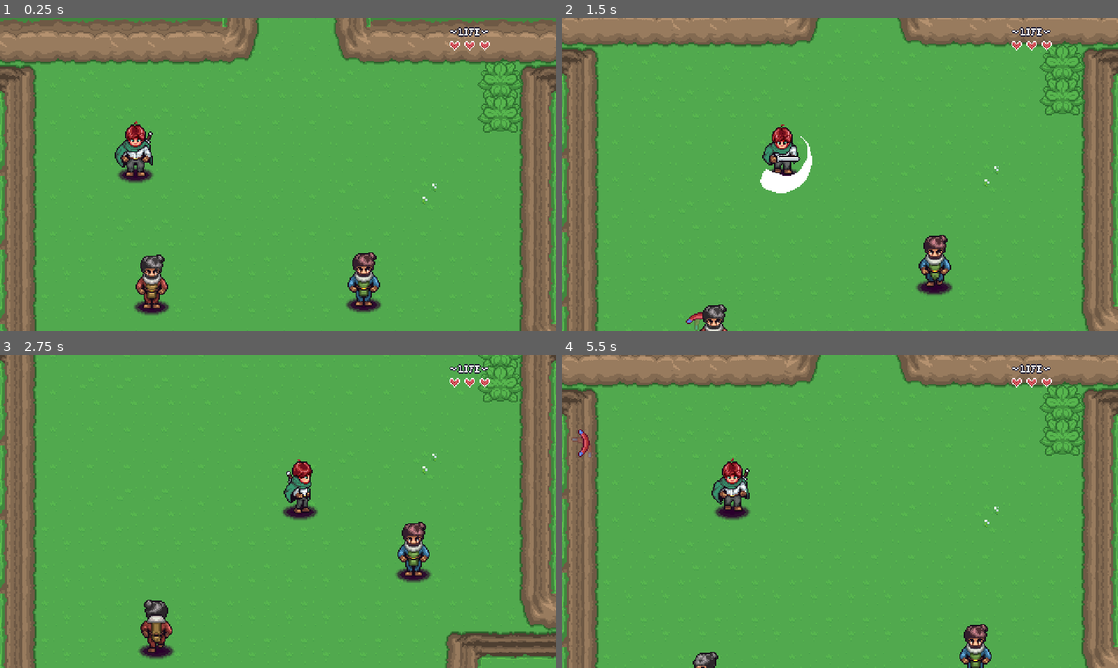
Above: before the commit, frames 1-4 (two rows, left to right).
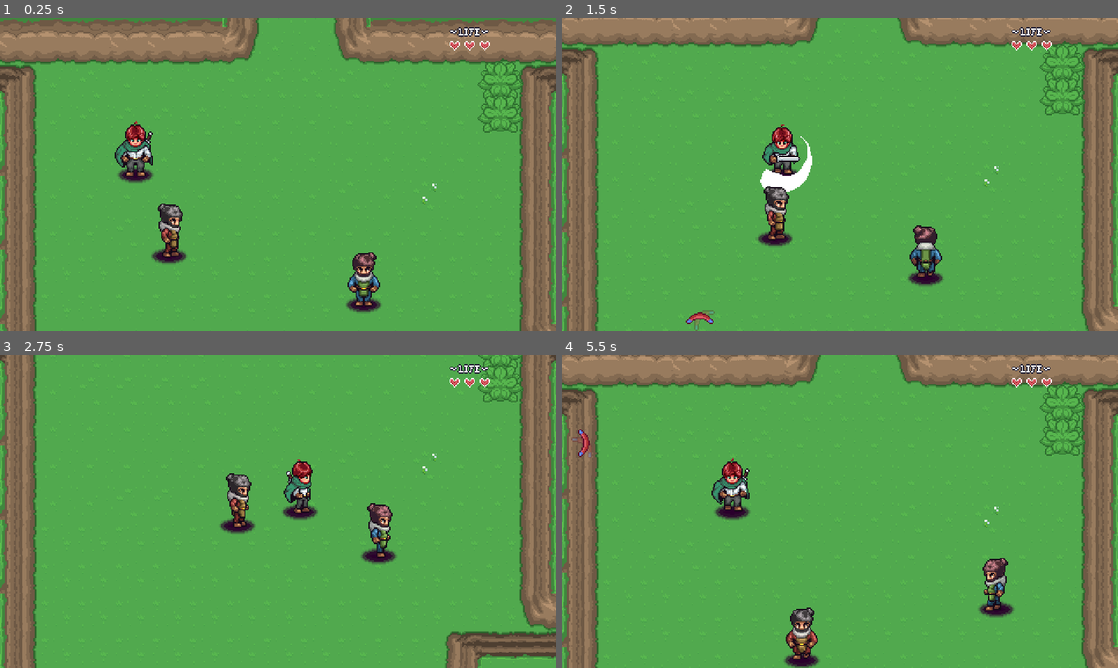
Above: after the commit, the same moments.

Repository: egosselin-projects/zelda-like
Game: Godot game, scene res://Levels/Area01/03.tscn
The game is run twice, just before and just after one commit, with the same random seed, the same clock (stepped at 60 frames per second) and the same inputs. This scene is started directly instead of the project's main scene. Sound files missing from this copy of the repository are replaced by a short silence.
Inputs:
- Up to frame 1 (0.25 s): no input
- Up to frame 2 (1.5 s): hold Right (right) 0.53-1.28 s; hold Shift (ability) 0.53-1.28 s; hold Down (down) from 1.28 s (still down); tap Ctrl (attack) at 1.35 s
- Up to frame 3 (2.75 s): release Down (down) at 2.03 s; hold Right (right) from 2.03 s (still down); hold Alt (interacts) from 2.03 s (still down)
- Up to frame 4 (5.5 s): release Right (right) at 2.78 s; release Alt (interacts) at 2.78 s; hold Up (up) 2.78-3.53 s; tap Shift (ability) at 2.85 s; hold Ctrl (attack) 3.53-4.28 s; hold Left (left) 3.53-5.03 s; tap Alt (interacts) at 4.35 s; hold Down (down) from 5.03 s (still down); hold Shift (ability) from 5.03 s (still down)

The runs differ from the first frame. In frame 1, 1.5% of the frame differs, in the area x 24-34%, y 59-95%; in frame 2, 2.3%; in frame 3, 3.1%, in the area x 25-78%, y 37-98%; in frame 4, 2.3%.

Commit message:
tuto 29 + 31 - ajout du parcours de patrouille des NPCs

Diff:
--- a/Levels/Area01/03.tscn
+++ b/Levels/Area01/03.tscn
@@ -10,6 +10,8 @@
 [ext_resource type="Resource" uid="uid://b3er0qnojyyv3" path="res://npc/00_npcs/npc_01.tres" id="8_crp14"]
 [ext_resource type="PackedScene" uid="uid://bs6xxl8eykppq" path="res://npc/npc_behavior_wander.tscn" id="8_gv52n"]
 [ext_resource type="Resource" uid="uid://c45k13h1ytp3n" path="res://npc/00_npcs/npc_02.tres" id="10_5waxo"]
+[ext_resource type="PackedScene" uid="uid://dqejb75isak8f" path="res://npc/npc_behavior_patrol.tscn" id="11_v72oj"]
+[ext_resource type="PackedScene" uid="uid://dlrs1v0jqs25s" path="res://npc/patrol_location.tscn" id="12_q54cq"]
 
 [node name="03" type="Node2D" unique_id=323601260]
 script = ExtResource("1_ryupc")
@@ -39,10 +41,30 @@
 [node name="NpcBehaviorWander" parent="NPC" unique_id=2146337644 instance=ExtResource("8_gv52n")]
 
 [node name="NPC2" parent="." unique_id=739431020 instance=ExtResource("7_ut76y")]
-position = Vector2(131, 273)
+position = Vector2(139, 229)
 npc_resource = ExtResource("10_5waxo")
 
-[node name="NpcBehaviorWander" parent="NPC2" unique_id=677846361 instance=ExtResource("8_gv52n")]
-position = Vector2(0, -1)
-wander_speed = 60.0
-wander_duration = 2.0
+[node name="NpcBehaviorPatrol" parent="NPC2" unique_id=1309442570 instance=ExtResource("11_v72oj")]
+
+[node name="PatrolLocation" parent="NPC2/NpcBehaviorPatrol" unique_id=1976760522 instance=ExtResource("12_q54cq")]
+modulate = Color(1, 0, 0, 1)
+
+[node name="PatrolLocation2" parent="NPC2/NpcBehaviorPatrol" unique_id=1870167507 instance=ExtResource("12_q54cq")]
+modulate = Color(1, 1, 0, 1)
+position = Vector2(66, 0)
+wait_time = 1.0
+
+[node name="PatrolLocation3" parent="NPC2/NpcBehaviorPatrol" unique_id=320162442 instance=ExtResource("12_q54cq")]
+modulate = Color(0, 1, 0, 1)
+position = Vector2(69, 91)
+wait_time = 1.0
+
+[node name="PatrolLocation4" parent="NPC2/NpcBehaviorPatrol" unique_id=1211512503 instance=ExtResource("12_q54cq")]
+modulate = Color(0, 1, 1, 1)
+position = Vector2(20, 37)
+wait_time = 1.0
+
+[node name="PatrolLocation5" parent="NPC2/NpcBehaviorPatrol" unique_id=1792707685 instance=ExtResource("12_q54cq")]
+modulate = Color(0, 0, 1, 1)
+position = Vector2(-60, 90)
+wait_time = 1.0
--- /dev/null
+++ b/npc/npc_behavior_patrol.tscn
@@ -0,0 +1,6 @@
+[gd_scene format=3 uid="uid://dqejb75isak8f"]
+
+[ext_resource type="Script" uid="uid://neq64375bnxe" path="res://npc/scripts/npc_behavior_patrol.gd" id="1_pbuvt"]
+
+[node name="NpcBehaviorPatrol" type="Node2D" unique_id=1309442570]
+script = ExtResource("1_pbuvt")
--- /dev/null
+++ b/npc/patrol_location.tscn
@@ -0,0 +1,55 @@
+[gd_scene format=3 uid="uid://dlrs1v0jqs25s"]
+
+[ext_resource type="Script" uid="uid://do027nn34j4yo" path="res://npc/scripts/patrol_location.gd" id="1_xdeq0"]
+
+[sub_resource type="Gradient" id="Gradient_ipyvv"]
+offsets = PackedFloat32Array(0.51046026, 0.7573222, 1)
+colors = PackedColorArray(1, 1, 1, 0, 1, 1, 1, 1, 1, 1, 1, 0)
+
+[sub_resource type="GradientTexture2D" id="GradientTexture2D_qpp62"]
+gradient = SubResource("Gradient_ipyvv")
+width = 24
+height = 24
+fill = 1
+fill_from = Vector2(0.5, 0.5)
+fill_to = Vector2(0.5, 0)
+
+[node name="PatrolLocation" type="Node2D" unique_id=1976760522]
+script = ExtResource("1_xdeq0")
+
+[node name="Sprite2D" type="Sprite2D" parent="." unique_id=1695288660]
+self_modulate = Color(1, 1, 1, 0.49803922)
+texture = SubResource("GradientTexture2D_qpp62")
+
+[node name="Label" type="Label" parent="Sprite2D" unique_id=145192005]
+offset_left = -13.0
+offset_top = -9.0
+offset_right = 13.0
+offset_bottom = 10.0
+theme_override_colors/font_outline_color = Color(0, 0, 0, 1)
+theme_override_constants/line_spacing = 0
+theme_override_constants/paragraph_spacing = 1
+theme_override_constants/shadow_offset_x = 1
+theme_override_constants/outline_size = 3
+theme_override_font_sizes/font_size = 12
+text = "0"
+horizontal_alignment = 1
+
+[node name="Label2" type="Label" parent="Sprite2D" unique_id=2049230922]
+offset_left = -23.0
+offset_top = 6.0
+offset_right = 23.0
+offset_bottom = 21.0
+theme_override_colors/font_outline_color = Color(0, 0, 0, 1)
+theme_override_constants/line_spacing = 0
+theme_override_constants/paragraph_spacing = 1
+theme_override_constants/shadow_offset_x = 1
+theme_override_constants/outline_size = 3
+theme_override_font_sizes/font_size = 10
+text = "wait: 0.0s"
+horizontal_alignment = 1
+
+[node name="Line2D" type="Line2D" parent="Sprite2D" unique_id=512707672]
+show_behind_parent = true
+points = PackedVector2Array(0, 0, 12, 0)
+width = 1.0
--- a/npc/scripts/npc.gd
+++ b/npc/scripts/npc.gd
@@ -46,7 +46,7 @@
 		direction_name = "up"
 	elif direction.y > threshold:
 		direction_name = "down"
-	elif direction.y > threshold || direction.x < -threshold:
+	elif direction.x > threshold or direction.x < -threshold:
 		direction_name = "side"
 
 
--- /dev/null
+++ b/npc/scripts/npc_behavior_patrol.gd
@@ -0,0 +1,110 @@
+@tool
+
+extends NPCBehavior
+
+const COLORS = [
+	Color(1,0,0),
+	Color(1,1,0),
+	Color(0,1,0),
+	Color(0,1,1),
+	Color(0,0,1),
+	Color(1,0,1)
+]
+
+@export var walk_speed: float = 30.0
+
+var patrol_locations: Array[PatrolLocation]
+var current_location_index: int = 0
+var target: PatrolLocation
+
+func _ready() -> void:
+	gather_patrol_locations()
+
+	if Engine.is_editor_hint():
+		child_entered_tree.connect(gather_patrol_locations)
+		child_order_changed.connect(gather_patrol_locations)
+		return
+
+	super()
+	if patrol_locations.size() == 0:
+		# Arrêt du script
+		process_mode = Node.PROCESS_MODE_DISABLED
+		return
+
+	target = patrol_locations[0]
+
+
+func _process(delta: float) -> void:
+	if Engine.is_editor_hint():
+		return
+
+	# Quand le npc atteind le noeud, on relance le start pour continuer le movement
+	if npc.global_position.distance_to(target.target_position) < 1:
+		start()
+
+
+func gather_patrol_locations(_node: Node = null) -> void:
+	patrol_locations = []
+
+	for child in get_children():
+		if child is PatrolLocation:
+			patrol_locations.append(child)
+
+	if Engine.is_editor_hint():
+		if patrol_locations.size() > 0:
+			for patrol_point_index in patrol_locations.size():
+				var patrol_point = patrol_locations[patrol_point_index] as PatrolLocation
+
+				if not patrol_point.transform_changed.is_connected(gather_patrol_locations):
+					patrol_point.transform_changed.connect(gather_patrol_locations)
+
+				patrol_point.update_label(str(patrol_point_index))
+				patrol_point.modulate = _get_color_by_index(patrol_point_index)
+
+				var next_patrol_point: PatrolLocation
+				if patrol_point_index < patrol_locations.size() -1:
+					next_patrol_point = patrol_locations[patrol_point_index + 1]
+				else:
+					next_patrol_point = patrol_locations[0]
+
+				patrol_point.update_line(next_patrol_point.position)
+
+
+func start() -> void:
+	if npc.do_behavior == false or patrol_locations.size() < 2:
+		return
+
+	npc.global_position = target.target_position
+	npc.state = "idle"
+	npc.velocity = Vector2.ZERO
+	npc.update_animation()
+
+	var wait_time: float = target.wait_time
+
+	current_location_index += 1
+	if current_location_index >= patrol_locations.size():
+		# Retour au noeuf initial quand on arrive au dernier noeud de la liste
+		current_location_index = 0
+
+	target = patrol_locations[current_location_index]
+
+	await get_tree().create_timer(wait_time).timeout
+
+	if npc.do_behavior == false:
+		return
+
+	npc.state = "walk"
+	var _direction = global_position.direction_to(target.target_position)
+	npc.direction = _direction
+	npc.velocity = walk_speed * _direction
+
+	npc.update_direction(target.target_position)
+	npc.update_animation()
+
+
+func _get_color_by_index(color_index: int) -> Color:
+	var color_count: int = COLORS.size()
+	while color_index > color_count -1:
+		color_index -= color_count
+
+	return COLORS[color_index]
--- /dev/null
+++ b/npc/scripts/patrol_location.gd
@@ -0,0 +1,46 @@
+@tool
+
+class_name PatrolLocation extends Node2D
+
+signal transform_changed
+
+@export var wait_time: float = 0.0:
+	set (value):
+		wait_time = value
+		_update_wait_time_label()
+
+var target_position: Vector2 = Vector2.ZERO
+
+
+func _enter_tree() -> void:
+	set_notify_transform(true)
+
+
+func _notification(what: int) -> void:
+	if what == NOTIFICATION_TRANSFORM_CHANGED:
+		transform_changed.emit()
+
+
+func _ready() -> void:
+	target_position = global_position
+	_update_wait_time_label()
+
+	if Engine.is_editor_hint():
+		return
+
+	$Sprite2D.queue_free()
+
+
+func update_label(_value: String) -> void:
+	$Sprite2D/Label.text = _value
+
+
+func update_line(next_location: Vector2) -> void:
+	var line: Line2D = $Sprite2D/Line2D
+	var line_points = Array(line.points)
+	line_points[1] = next_location - position
+	line.points = PackedVector2Array(line_points)
+
+func _update_wait_time_label() -> void:
+	if Engine.is_editor_hint():
+		$Sprite2D/Label2.text = "wait: " + str(snappedf(wait_time,0.1)) + "s"
Not shown, added: npc/scripts/npc_behavior_patrol.gd.uid
Not shown, added: npc/scripts/patrol_location.gd.uid
